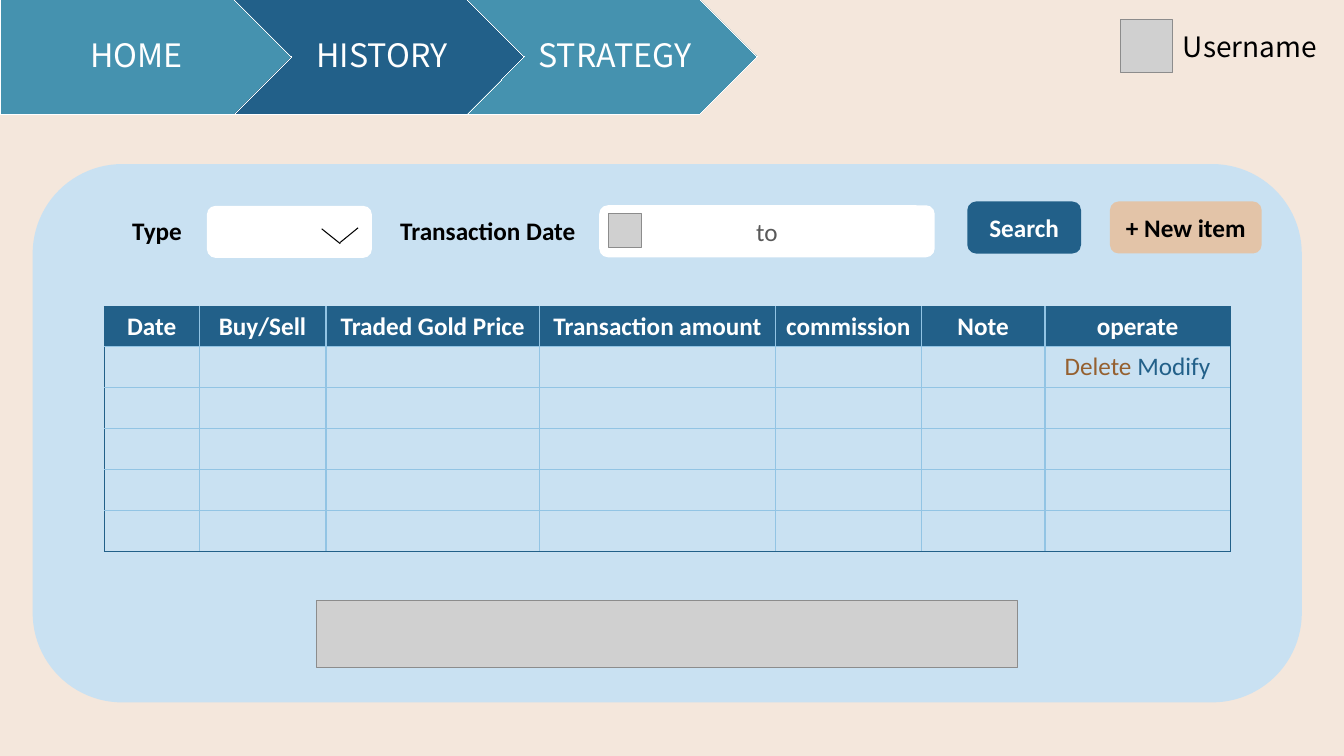
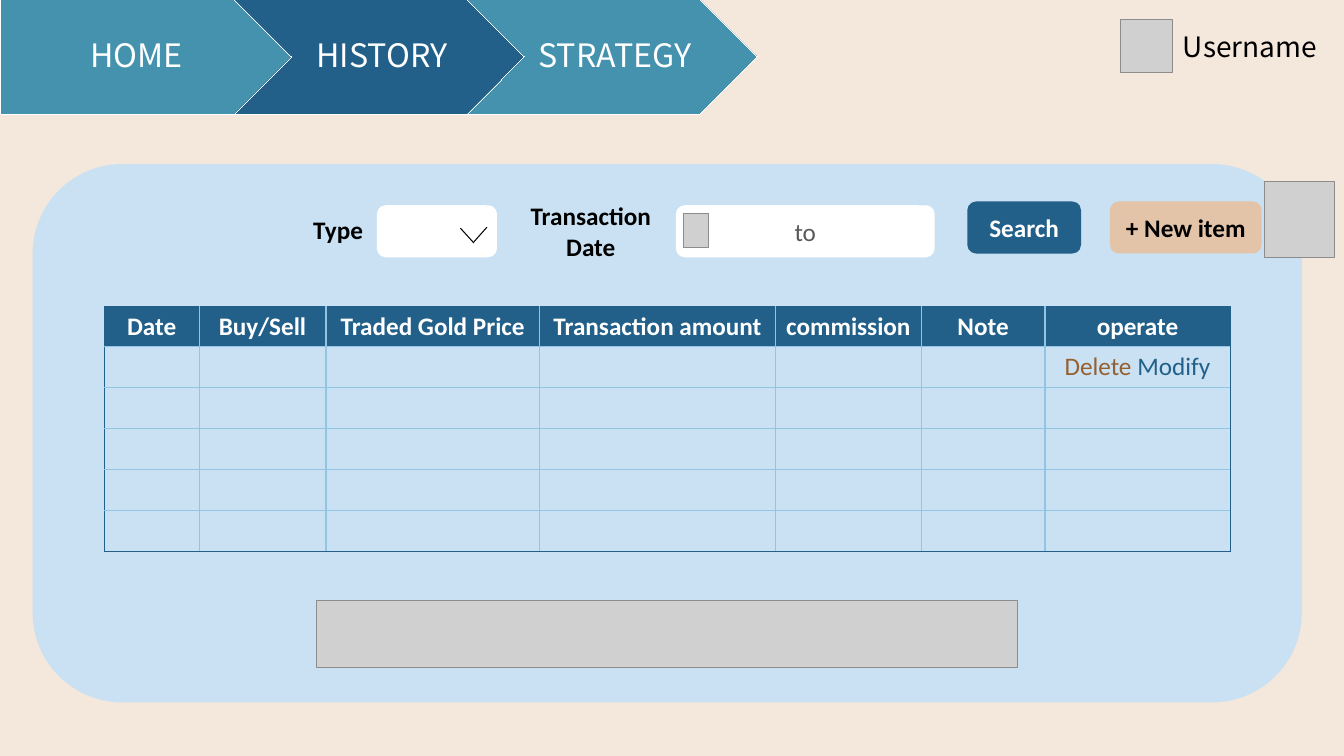
Before and after one commit to 7000qwq/gold, a slide deck: slide 6 of design.pptx. Drawn at 1344x756 pixels with LibreOffice and Linux fonts; fonts in the diff are those of the drawing; grey boxes stand for pictures. Boxes give left, top, right and bottom in pixels: in the first picture for what was removed or moved away, otherwise in the second. Text is boxed around its words. In the diff, an @@ line names an element or a change of style, - is before the commit and + after.

```diff
--- a/design.pptx
+++ b/design.pptx
@@ rounded rectangle: place and size @@
-rounded rectangle at bbox=[207, 206, 372, 258]
+rounded rectangle at bbox=[377, 206, 497, 258]
@@ text "Transaction Date": place and size @@
-text "Transaction Date" at bbox=[400, 222, 575, 240]
+text "Transaction Date" at bbox=[531, 207, 651, 256]
@@ text "Transaction Date" at bbox=[531, 207, 651, 256]: alignment left to centre @@
@@ rounded rectangle "to": place and size @@
-rounded rectangle "to" at bbox=[599, 206, 935, 258]
+rounded rectangle "to" at bbox=[677, 206, 936, 258]
@@ picture added at bbox=[1264, 181, 1335, 258] @@
@@ text "Type": place and size @@
-text "Type" at bbox=[132, 223, 182, 244]
+text "Type" at bbox=[313, 222, 363, 243]
@@ line moved from (322, 229) - (341, 244) to (461, 228) - (474, 243) @@
@@ line moved from (358, 228) - (340, 243) to (487, 227) - (474, 242) @@
@@ picture: place and size @@
-picture at bbox=[609, 214, 641, 247]
+picture at bbox=[684, 214, 709, 247]
```
Also in this commit, not shown: 6 other slides changed, 7 slides added, 1 slide removed, 32 other files.
